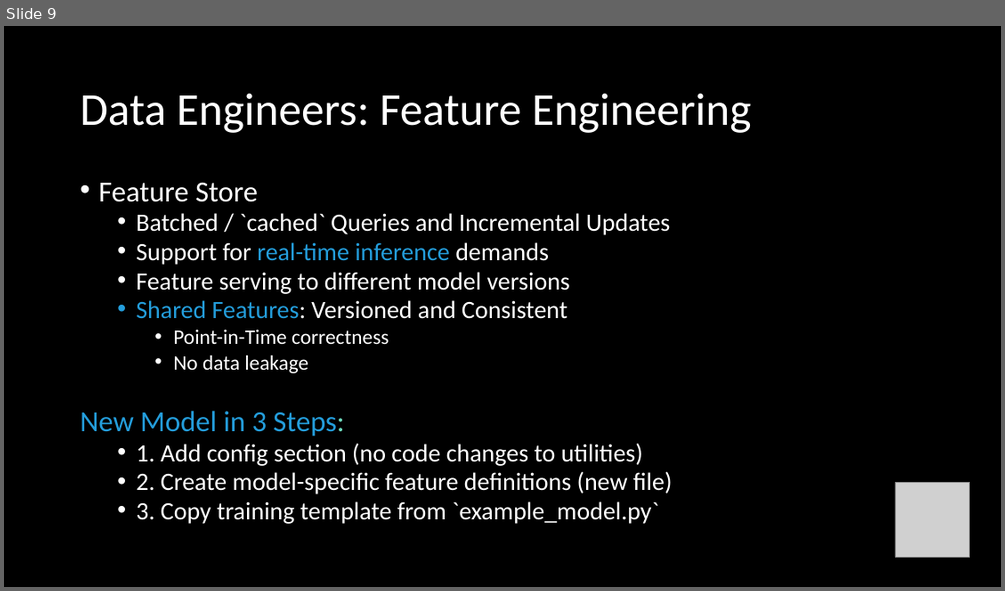
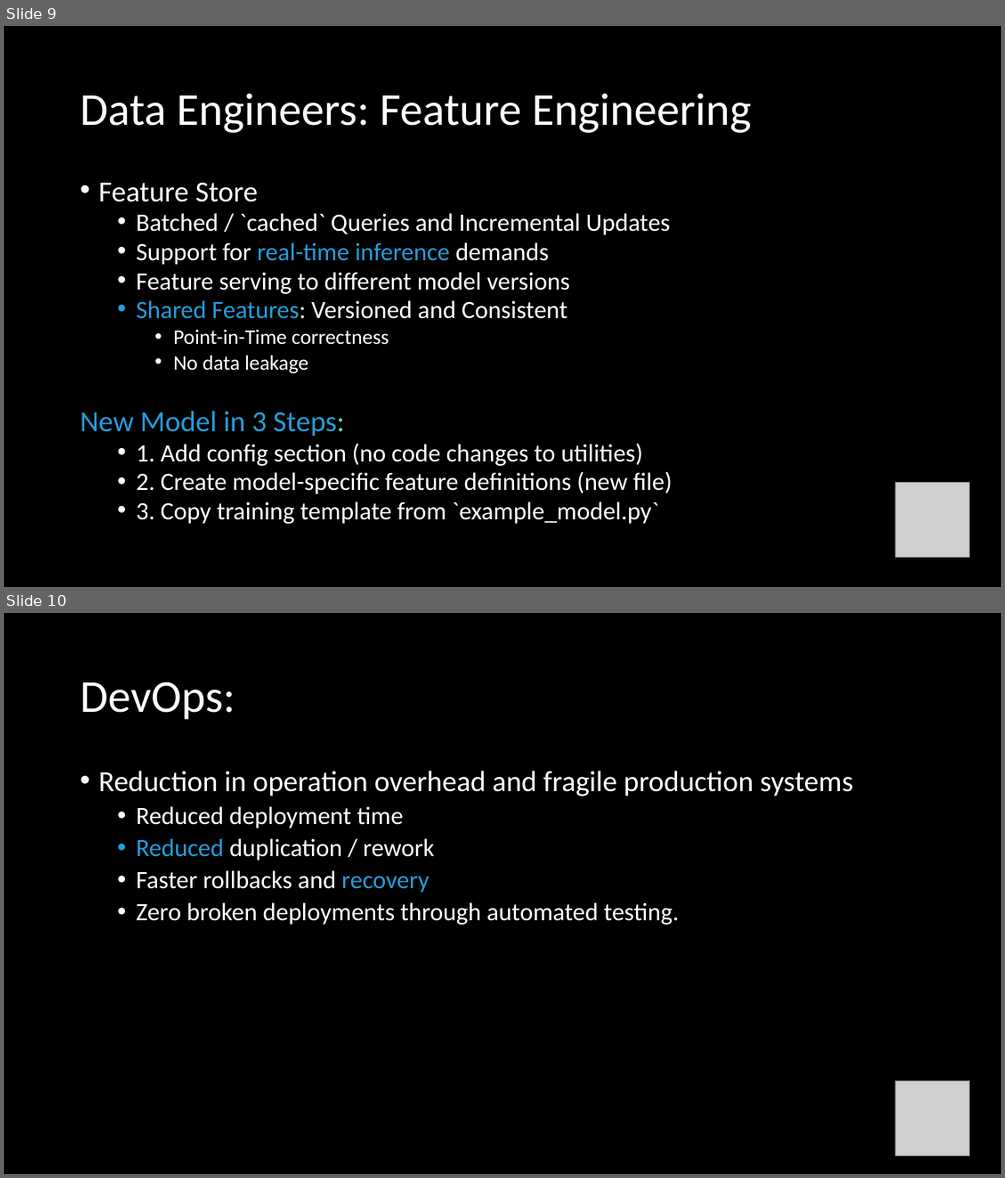
Before and after one commit to m-jmc/MLOps-Framework, a slide deck: docs/MLOps Presentation.pptx. Shown one above the other, each under a label of ours: slide 9 before the commit, slides 9 and 10 after it. The pictures are 1005x591 and 1005x1178 pixels, drawn with LibreOffice and Linux fonts; fonts in the diff are those of the drawing; grey boxes stand for pictures. Boxes give left, top, right and bottom in pixels: in the first picture for what was removed or moved away, otherwise in the second. Text is boxed around its words. In the diff, an @@ line names an element or a change of style, - is before the commit and + after.

```diff
--- a/docs/MLOps Presentation.pptx
+++ b/docs/MLOps Presentation.pptx
@@ slide 10 added at [4, 613, 1001, 1174], background #000000 @@
@@ title added at [80, 682, 235, 720], 44 pt, text #FFFFFF @@
+DevOps:
@@ text added at [98, 771, 853, 925], 24 pt, text #FFFFFF @@
+• Reduction in operation overhead and fragile production systems
+  • Reduced deployment time
+  • Reduced duplication / rework
+  • Faster rollbacks and recovery
+  • Zero broken deployments through automated testing.
@@ picture added at [896, 1081, 971, 1156] @@
```
Also in this commit, not shown: 1 slide changed, 2 other slides added, 2 slides removed.
